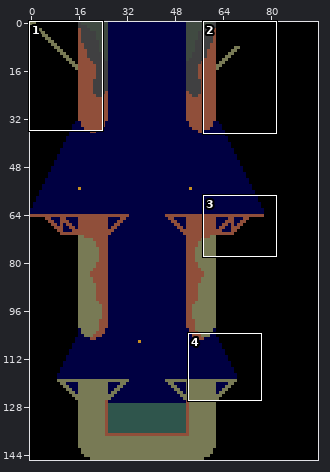
Two states of a sprite sheet, data/biome_impl/temple/altar_vault_capsule.png. The first picture is a wide view before the edit; the outline marks the close-up.
Close-up. Before the commit:
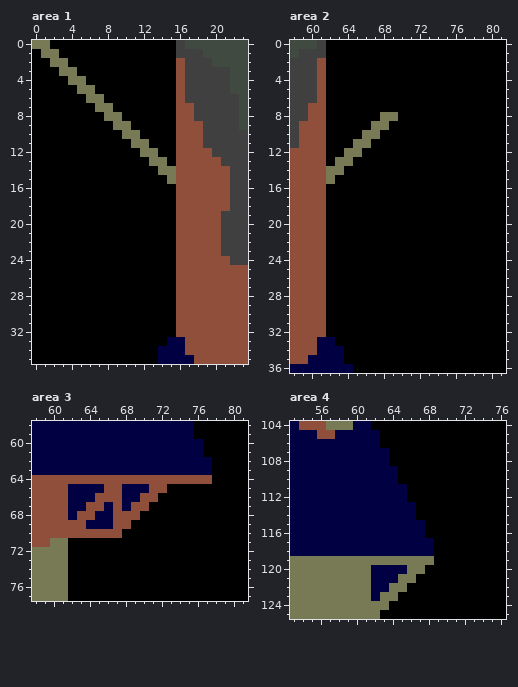
The file is 96x146 pixels. Shown: area 1: x 0..23, y 0..35; area 2: x 58..81, y 0..36; area 3: x 58..81, y 58..77; area 4: x 53..76, y 104..125. The commit also changed other parts of the picture, which this record leaves out.
The same view after the edit:
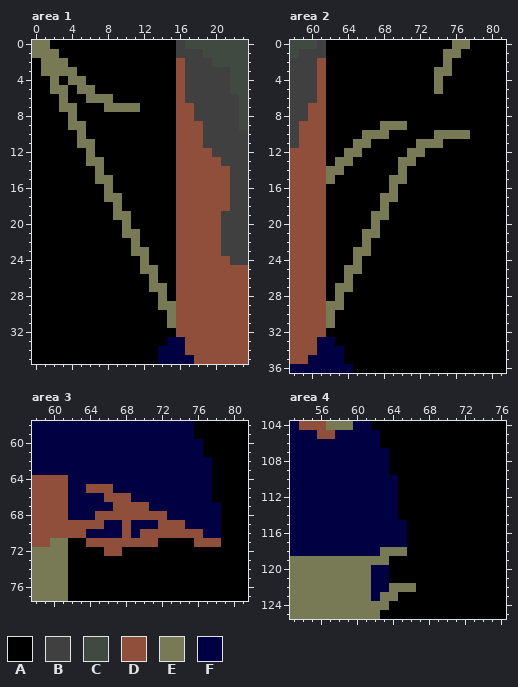
Palette (. is transparent): A #000000  B #404041  C #404a41  D #904f3a  E #787a55  F #000042
The edit:
Area 1:
y 1: x 0 A -> E
y 2: x 1 A -> E
y 3: x 1..2 AA -> EE
y 4: x 2 A -> E
y 5: x 2..3 AA -> EE
y 6: x 3 A -> E; x 8 A -> E
y 7: x 3..4 AA -> EE; x 7 E -> A; x 9..11 AAA -> EEE
y 8: x 4 A -> E; x 8..9 EE -> AA
y 9: x 4..5 AA -> EE; x 9..10 EE -> AA
y 10: x 5 A -> E; x 10..11 EE -> AA
y 11: x 5..6 AA -> EE; x 11..12 EE -> AA
y 12: x 6 A -> E; x 12..13 EE -> AA
y 13: x 6..7 AA -> EE; x 13..14 EE -> AA
y 14: x 7 A -> E; x 14..15 EE -> AA
y 15: x 7..8 AA -> EE; x 15 E -> A
y 16: x 8 A -> E
y 17: x 8..9 AA -> EE
y 18: x 9 A -> E
y 19: x 9..10 AA -> EE
y 20: x 10 A -> E
y 21: x 10..11 AA -> EE
y 22: x 11 A -> E
y 23: x 11..12 AA -> EE
y 24: x 12 A -> E
y 25: x 12..13 AA -> EE
y 26: x 13 A -> E
y 27: x 13..14 AA -> EE
y 28: x 14 A -> E
y 29: x 14..15 AA -> EE
y 30..31: x 15 A -> E
Area 2:
y 0: x 76..77 AA -> EE
y 1: x 75..76 AA -> EE
y 2: x 75 A -> E
y 3: x 74..75 AA -> EE
y 4..5: x 74 A -> E
y 8: x 68..69 EE -> AA
y 9: x 67 E -> A; x 69..70 AA -> EE
y 10: x 68 A -> E; x 74..77 AAAA -> EEEE
y 11: x 72..74 AAA -> EEE
y 12: x 71..72 AA -> EE
y 13: x 70..71 AA -> EE
y 14: x 70 A -> E
y 15: x 69..70 AA -> EE
y 16: x 69 A -> E
y 17: x 68..69 AA -> EE
y 18: x 68 A -> E
y 19: x 67..68 AA -> EE
y 20: x 67 A -> E
y 21: x 66..67 AA -> EE
y 22: x 66 A -> E
y 23: x 65..66 AA -> EE
y 24: x 65 A -> E
y 25: x 64..65 AA -> EE
y 26: x 64 A -> E
y 27: x 63..64 AA -> EE
y 28: x 63 A -> E
y 29: x 62..63 AA -> EE
y 30..31: x 62 A -> E
Area 3:
y 64: x 62..77 DDDDDDDDDDDDDDDD -> FFFFFFFFFFFFFFFF
y 65: x 64..65 FF -> DD; x 67 D -> F; x 71..77 DDAAAAA -> FFFFFFF
y 66: x 65 D -> F; x 68 F -> D; x 70..77 DDAAAAAA -> FFFFFFFF
y 67: x 64..65 DD -> FF; x 68 F -> D; x 71..78 AAAAAAAA -> FFFFFFFF
y 68: x 63..66 DDFF -> FFDD; x 70..78 AAAAAAAAA -> DDDFFFFFF
y 69: x 64..65 FF -> DD; x 67 D -> F; x 69..78 AAAAAAAAAA -> FFFDDDFFFF
y 70: x 64..78 DDDDAAAAAAAAAAA -> FFFFDFDDDDDDDFF
y 71: x 64..71 AAAAAAAA -> DDDDDDDD; x 76..78 AAA -> DDD
y 72: x 66..67 AA -> DD
Area 4:
y 109: x 64 F -> A
y 111..112: x 65 F -> A
y 113..114: x 65..66 FF -> AA
y 115..116: x 66..67 FF -> AA
y 117: x 66..68 FFF -> AAA
y 118: x 63..68 FFFFFF -> EEEAAA
y 119: x 64..68 EEEEE -> AAAAA
y 120: x 64..67 FFEE -> AAAA
y 121: x 64..66 FEE -> AAA
y 122: x 66 A -> E
Pixel boxes of the changes (left, top, right, bottom) in both close-ups:
changed: (32, 49, 176, 328)
changed: (434, 40, 470, 94)
changed: (326, 112, 470, 328)
changed: (68, 475, 221, 556)
changed: (380, 466, 434, 592)
